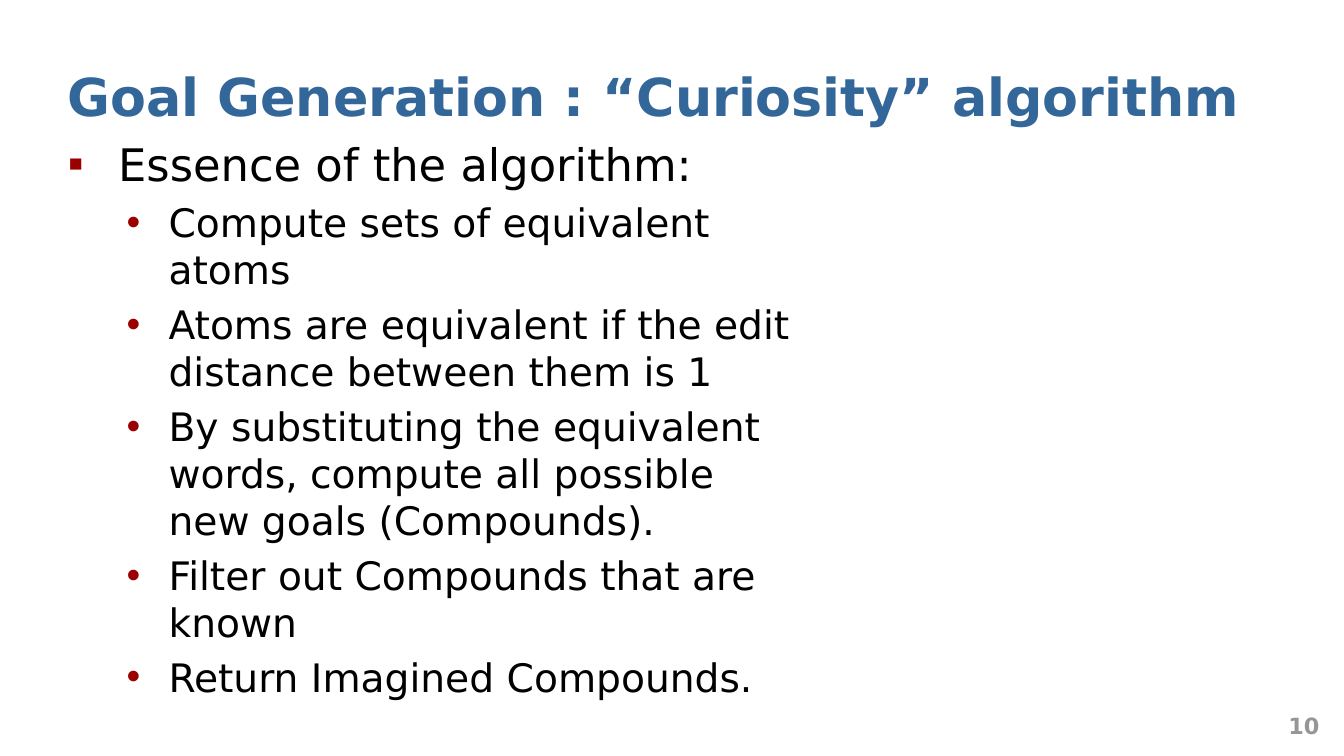
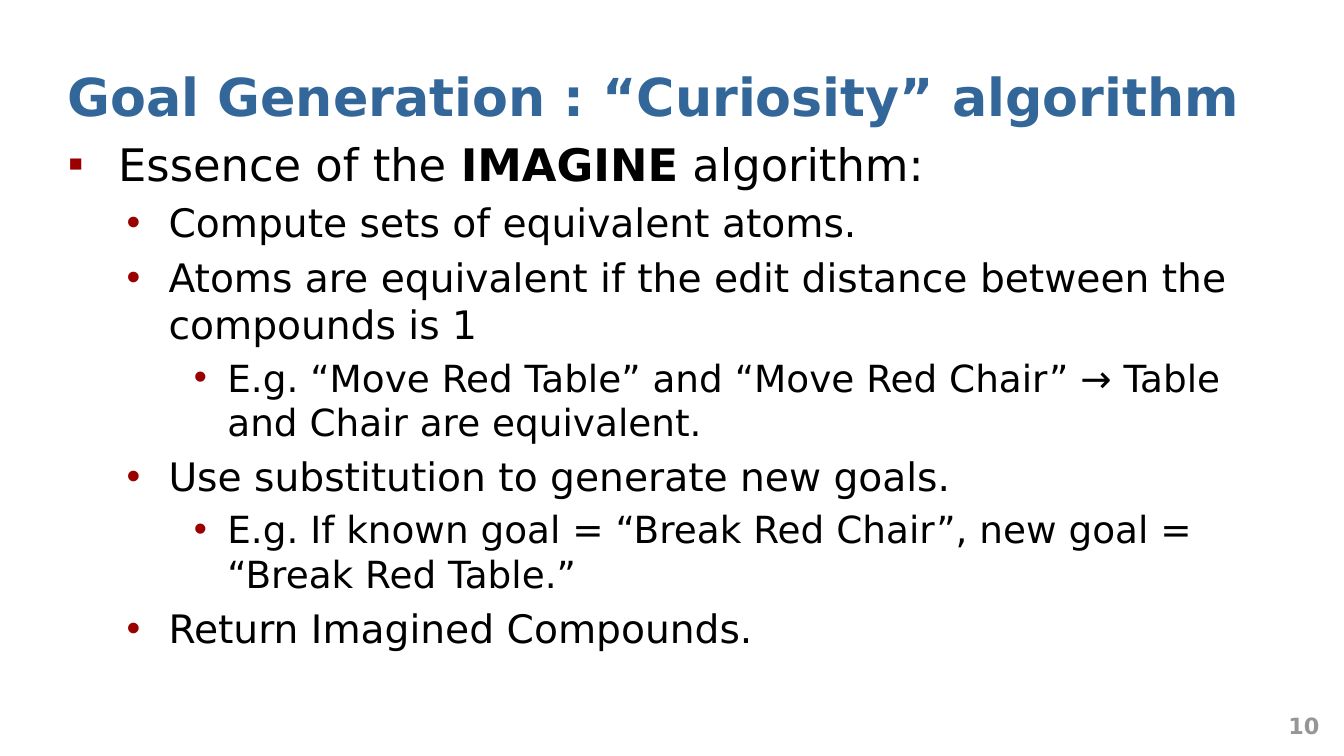
Before and after one commit to abduskhazi/deep-reinforcement-learning-seminar, a slide deck: slide 10 of presentation.pptx. Drawn at 1344x756 pixels with LibreOffice and Linux fonts; fonts in the diff are those of the drawing. Boxes give left, top, right and bottom in pixels: in the first picture for what was removed or moved away, otherwise in the second. Text is boxed around its words. In the diff, an @@ line names an element or a change of style, - is before the commit and + after.

```diff
--- a/presentation.pptx
+++ b/presentation.pptx
@@ text at box(118, 147, 1226, 589): text changed @@
-▪ Essence of the algorithm:
-  • Compute sets of equivalent
-    atoms
-  • Atoms are equivalent if the edit
-    distance between them is 1
-  • By substituting the equivalent
-    words, compute all possible
-    new goals (Compounds).
-  • Filter out Compounds that are
-    known
+▪ Essence of the IMAGINE algorithm:
+  • Compute sets of equivalent atoms.
+  • Atoms are equivalent if the edit distance between the compounds is 1
+    • E.g. “Move Red Table” and “Move Red Chair” → Table and Chair are equivalent.
+  • Use substitution to generate new goals.
+    • E.g. If known goal = “Break Red Chair”, new goal = “Break Red Table.”
```
Also in this commit, not shown: 6 other slides changed, 2 slides added, 2 slides removed.
